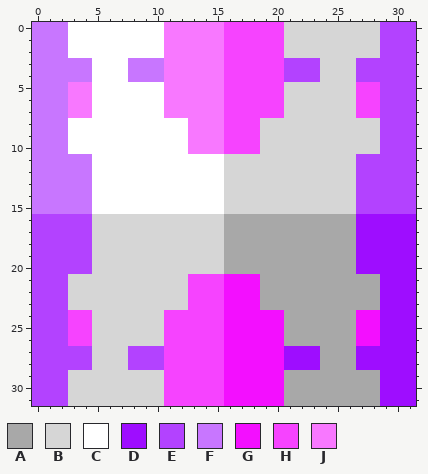
Two versions of one pixel-art sprite, static/res/wall.png. The picture above is the old version.
The file is 32x32 pixels. Colours within 5 levels of each other are drawn and written as one.
Palette (. is transparent): A #a8a8a8  B #d6d6d6  C #ffffff  D #9e0dff  E #b342ff  F #c876ff  G #f30fff  H #f643ff  J #f878ff
Pixels before, first column x 0:
 0 FFFCCCCCCCCJJJJJHHHHHBBBBBBBBEEE
 1 FFFCCCCCCCCJJJJJHHHHHBBBBBBBBEEE
 2 FFFCCCCCCCCJJJJJHHHHHBBBBBBBBEEE
 3 FFFFFCCCFFFJJJJJHHHHHEEEBBBEEEEE
 4 FFFFFCCCFFFJJJJJHHHHHEEEBBBEEEEE
 5 FFFJJCCCCCCJJJJJHHHHHBBBBBBHHEEE
 6 FFFJJCCCCCCJJJJJHHHHHBBBBBBHHEEE
 7 FFFJJCCCCCCJJJJJHHHHHBBBBBBHHEEE
 8 FFFCCCCCCCCCCJJJHHHBBBBBBBBBBEEE
 9 FFFCCCCCCCCCCJJJHHHBBBBBBBBBBEEE
10 FFFCCCCCCCCCCJJJHHHBBBBBBBBBBEEE
11 FFFFFCCCCCCCCCCCBBBBBBBBBBBEEEEE
12 FFFFFCCCCCCCCCCCBBBBBBBBBBBEEEEE
13 FFFFFCCCCCCCCCCCBBBBBBBBBBBEEEEE
14 FFFFFCCCCCCCCCCCBBBBBBBBBBBEEEEE
15 FFFFFCCCCCCCCCCCBBBBBBBBBBBEEEEE
16 EEEEEBBBBBBBBBBBAAAAAAAAAAADDDDD
17 EEEEEBBBBBBBBBBBAAAAAAAAAAADDDDD
18 EEEEEBBBBBBBBBBBAAAAAAAAAAADDDDD
19 EEEEEBBBBBBBBBBBAAAAAAAAAAADDDDD
20 EEEEEBBBBBBBBBBBAAAAAAAAAAADDDDD
21 EEEBBBBBBBBBBHHHGGGAAAAAAAAAADDD
22 EEEBBBBBBBBBBHHHGGGAAAAAAAAAADDD
23 EEEBBBBBBBBBBHHHGGGAAAAAAAAAADDD
24 EEEHHBBBBBBHHHHHGGGGGAAAAAAGGDDD
25 EEEHHBBBBBBHHHHHGGGGGAAAAAAGGDDD
26 EEEHHBBBBBBHHHHHGGGGGAAAAAAGGDDD
27 EEEEEBBBEEEHHHHHGGGGGDDDAAADDDDD
28 EEEEEBBBEEEHHHHHGGGGGDDDAAADDDDD
29 EEEBBBBBBBBHHHHHGGGGGAAAAAAAADDD
30 EEEBBBBBBBBHHHHHGGGGGAAAAAAAADDD
31 EEEBBBBBBBBHHHHHGGGGGAAAAAAAADDD
And afterwards:
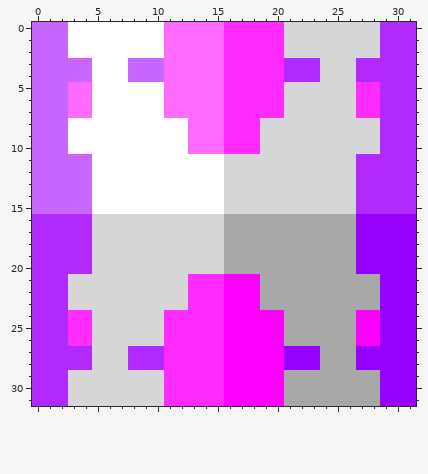
What changed:
colour D: #9e0dff -> #9700ff
colour E: #b342ff -> #b02aff
colour F: #c876ff -> #c867ff
colour G: #f30fff -> #fb00ff
colour H: #f643ff -> #ff2bff
colour J: #f878ff -> #ff6aff
